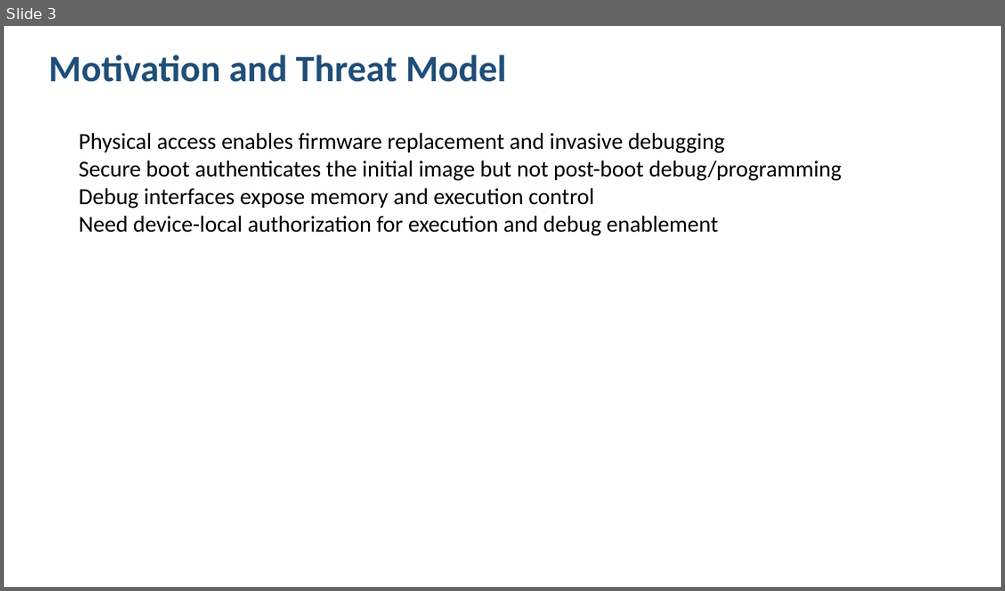
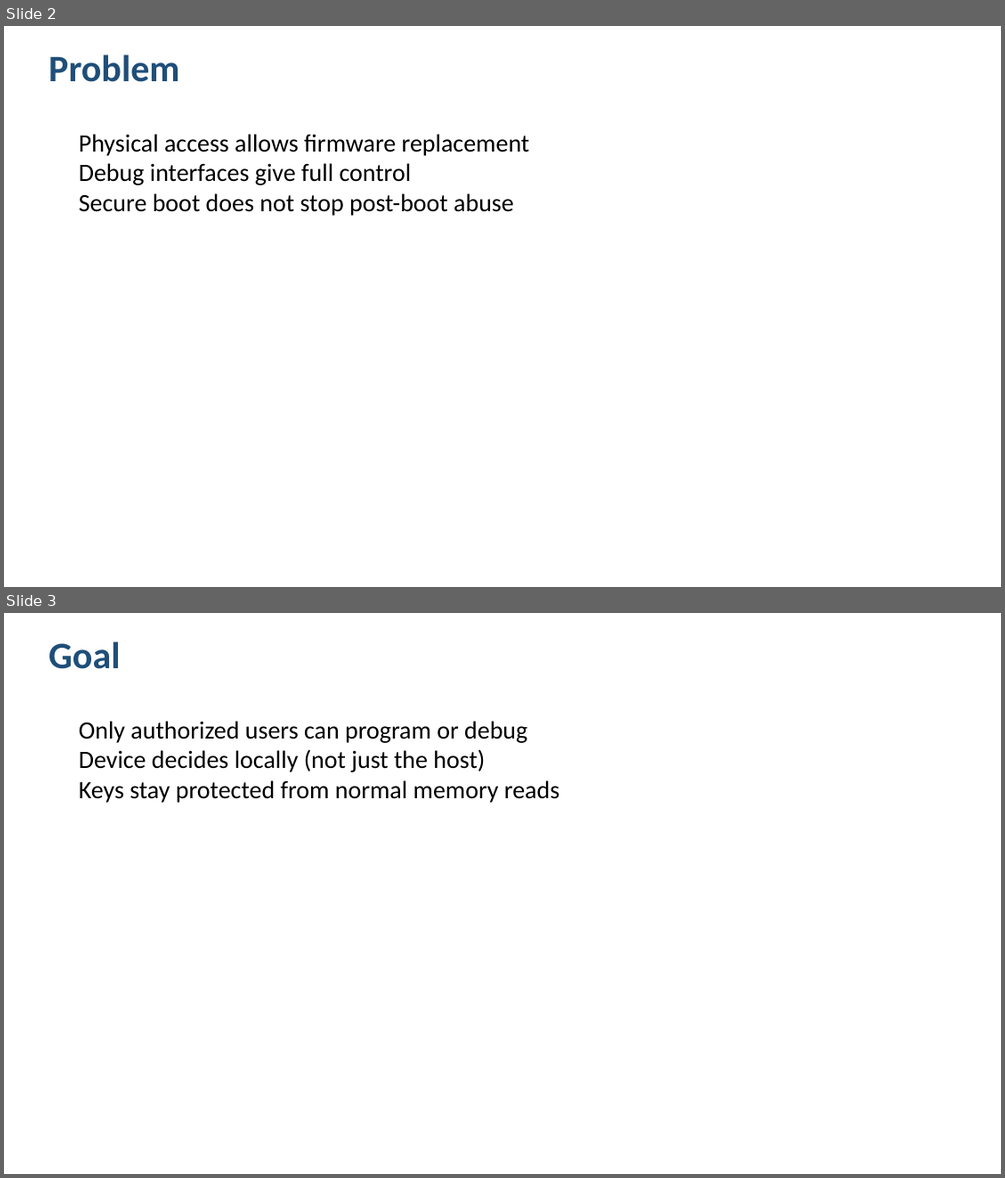
Before and after one commit to Maria618-hash/Ardiono-Alpha, a slide deck: Final_Defense_Presentation.pptx. Shown one above the other, each under a label of ours: slide 3 before the commit, slides 2 and 3 after it. The pictures are 1005x591 and 1005x1178 pixels, drawn with LibreOffice and Linux fonts; fonts in the diff are those of the drawing. Boxes give left, top, right and bottom in pixels: in the first picture for what was removed or moved away, otherwise in the second. Text is boxed around its words. In the diff, an @@ line names an element or a change of style, - is before the commit and + after.

```diff
--- a/Final_Defense_Presentation.pptx
+++ b/Final_Defense_Presentation.pptx
@@ slide 3 added at (x1=4, y1=613, x2=1001, y2=1174), background #FFFFFF @@
@@ text added at (x1=48, y1=641, x2=120, y2=669), 36 pt, text #1F4E79, bold @@
+Goal
@@ text added at (x1=79, y1=721, x2=559, y2=803), 24 pt, text #000000 @@
+Only authorized users can program or debug
+Device decides locally (not just the host)
+Keys stay protected from normal memory reads
@@ what was slide 3 is now slide 2 @@
@@ slide 2 changed as well @@
@@ text at (x1=48, y1=54, x2=179, y2=82): text changed @@
-Motivation and Threat Model
+Problem
@@ text at (x1=79, y1=134, x2=530, y2=216): text changed; size 22 to 24 pt @@
-Physical access enables firmware replacement and invasive debugging
-Secure boot authenticates the initial image but not post-boot debug/programming
-Debug interfaces expose memory and execution control
-Need device-local authorization for execution and debug enablement
+Physical access allows firmware replacement
+Debug interfaces give full control
+Secure boot does not stop post-boot abuse
```
Also in this commit, not shown: 8 other slides changed, 2 other slides added, 8 slides removed.
